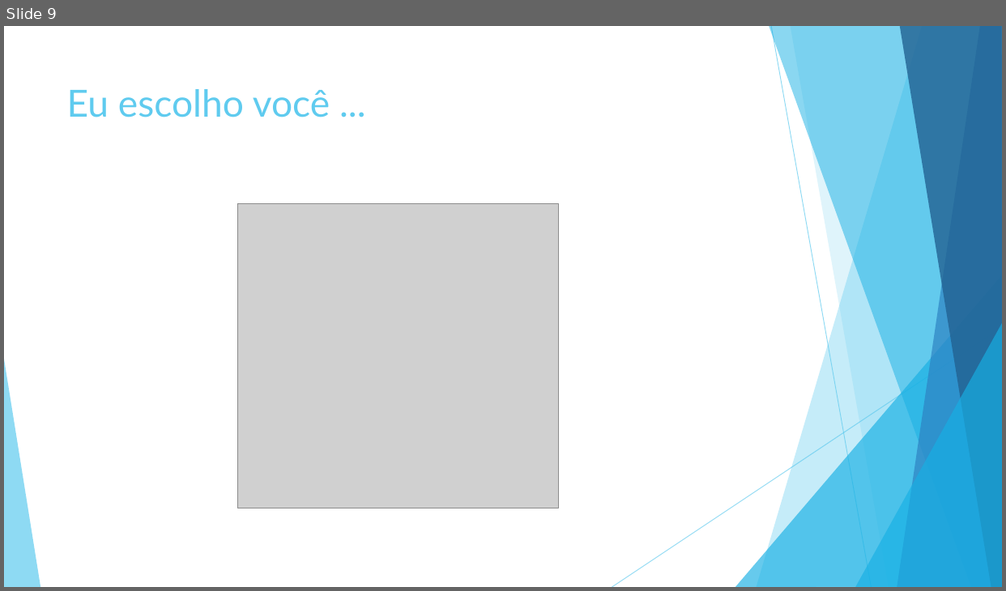
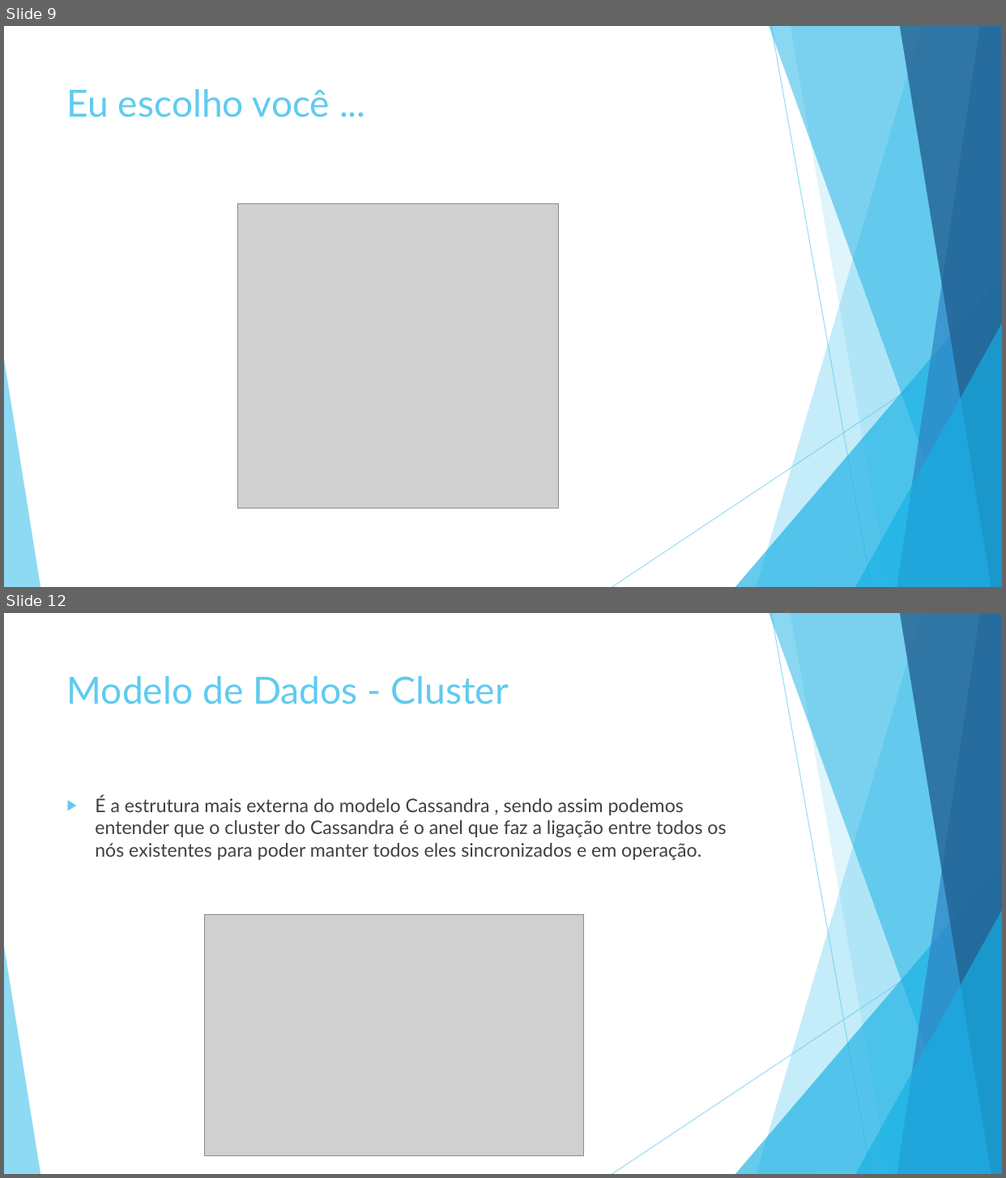
Before and after one commit to luiscferraz/bd-penitenciaria, a slide deck: Seminario/NoSQL.pptx. Shown one above the other, each under a label of ours: slide 9 before the commit, slides 9 and 12 after it; the slides between them are not shown. The pictures are 1006x591 and 1006x1178 pixels, drawn with LibreOffice and Linux fonts; fonts in the diff are those of the drawing; grey boxes stand for pictures. Boxes give left, top, right and bottom in pixels: in the first picture for what was removed or moved away, otherwise in the second. Text is boxed around its words. In the diff, an @@ line names an element or a change of style, - is before the commit and + after.

```diff
--- a/Seminario/NoSQL.pptx
+++ b/Seminario/NoSQL.pptx
@@ slide 12 added at <box>4,613,1002,1174</box>, background #FFFFFF; not listed: 10 template elements that a slide beside it also shows @@
@@ title added at <box>67,676,509,705</box>, 36 pt, text #5FCBEF @@
+Modelo de Dados - Cluster
@@ text added at <box>95,795,726,860</box>, 18 pt, text #404040 @@
+▶ É a estrutura mais externa do modelo Cassandra , sendo assim podemos entender que o cluster do Cassandra é o anel que faz a ligação entre todos os nós existentes para poder manter todos eles sincronizados e em operação.
@@ picture added at <box>205,915,584,1157</box> @@
```
Also in this commit, not shown: 8 other slides added, 1 slide removed.
